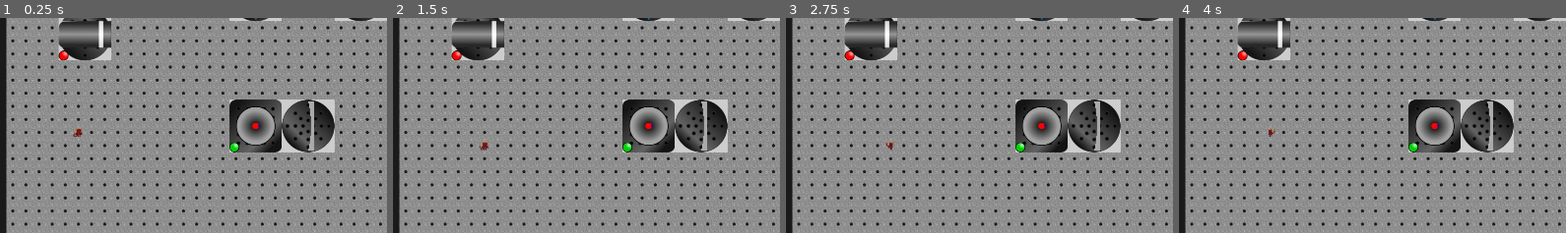
Above: before the commit, frames 1-4 (left to right).
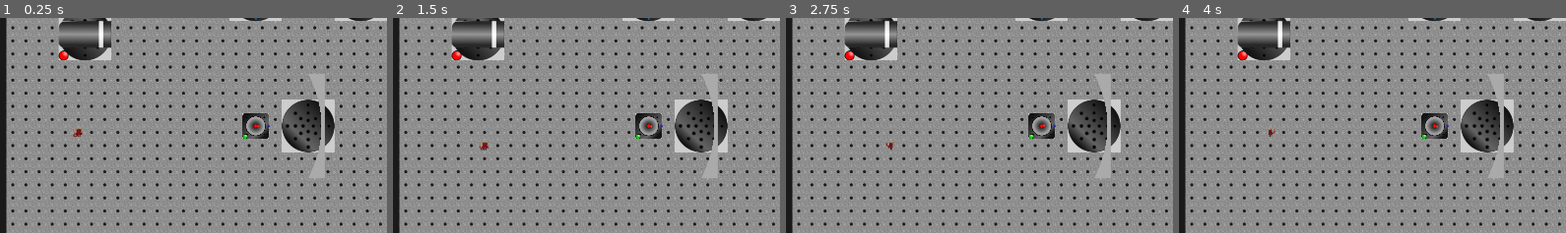
Above: after the commit, the same moments.

Repository: mbapplegate/maxwellDemon
Game: Godot game, scene res://worlds/test_world.tscn
The game is run twice, just before and just after one commit, with the same random seed, the same clock (stepped at 60 frames per second) and the same inputs. The project has no main scene, so this scene is started directly.
Inputs:
- Up to frame 1 (0.25 s): no input
- Up to frame 2 (1.5 s): tap Enter at 0.5 s; hold Right (right) 0.53-1.28 s; hold Shift (pull) 0.53-1.28 s; tap Space (toggleEnergize) at 1.25 s; hold Down (down) from 1.28 s (still down); tap Q (rotateCCW) at 1.35 s
- Up to frame 3 (2.75 s): tap Enter at 2 s; release Down (down) at 2.03 s; hold Right (right) from 2.03 s (still down); hold E (rotateCW) from 2.03 s (still down)
- Up to frame 4 (4 s): tap Space (toggleEnergize) at 2.75, 2.85 s; release Right (right) at 2.78 s; release E (rotateCW) at 2.78 s; hold Up (up) 2.78-3.53 s; tap Enter at 3.5 s; hold Left (left) from 3.53 s (still down); hold Shift (pull) from 3.53 s (still down)
The pictures show only the part of the screen within x 0-50%, y 28-78%; the shares and areas given below are measured in that part.

The runs differ from the first frame. In frame 1, 3.7% of the frame differs, in the area x 59-84%, y 26-75%; in frame 2, 3.7%; in frame 3, 3.7%; in frame 4, 3.7%.

Commit message:
Comments and minor changes

Diff:
--- a/scenes/BeamSplitter/beam_splitter.gd
+++ b/scenes/BeamSplitter/beam_splitter.gd
@@ -1,39 +1,48 @@
 extends pushableObject
 
-@export var reflectivity = 0.5
-@export var splitterIndex = 2.0
+@export var reflectivity = 0.5      #Proportion of light reflected from the splitter (0-1). The rest is transmitted
+@export var splitterIndex = 2.0     #Index of refraction of the splitter
+
 @onready var ray = preload("res://scenes/LightPacket/light_packet.tscn")
 @onready var splitter = $Stage/splitterArea
 
-const mediumIndex = 1.0
-var splitterParent = null
+const mediumIndex = 1.0     #Index of the medium surrounding the beam splitter
+var splitterParent = null   #Parent object of the beamsplitter
 
 func _ready():
+	#Not energizeable
 	isEnergizeable = false
 	splitterParent = get_parent()
 
-
+#Function to handle if a ray collides with either the walls of the cube or the splitter
 func _ray_hit(photonObj:Object, collPoint:Vector2, collNormal:Vector2, collider:Object):
-
+	#If it's the center line
 	if collider == splitter:
+		#Create new ray
 		var instance = ray.instantiate()
+		#Color, energy, IOR, and direction are the same as the incoming ray
 		instance.rayColor = photonObj.rayColor
 		instance.energy = photonObj.energy
 		instance.index_of_refraction = photonObj.index_of_refraction
+		#Reflect off the splitter
 		var newDir = photonObj.propDir
+		#Sometimes the collision normal will be NULL, so check that
 		if collNormal:
 			newDir = photonObj.propDir.bounce(collNormal.normalized()).normalized()
+		#Update the direction
 		instance.propDir =newDir
 		instance.global_position = collPoint
-
-		#instance.update_energy(instance.energy*(reflectivity))
+		#If the splitter isn't root then add the child to the parent
 		if splitterParent:
 			splitterParent.add_child(instance)
+		#Otherwise make it a child of itself (mostly for debugging)
 		else:
 			instance.position = to_local(collPoint)
 			add_child(instance)
+		#Update photon packet energies depending on reflectivity
 		photonObj.update_energy(photonObj.energy*(1-reflectivity))
 		instance.update_energy(instance.energy*reflectivity)
+	#Otherwise we've collided with the wall of the cube so need to refract
 	else:
 		var normalIn = -collNormal;
 		var theta1 = normalIn.angle_to(photonObj.propDir);
@@ -46,7 +55,7 @@
 		else:
 			theta2 = asin(mediumIndex/splitterIndex*sin(theta1))
 			photonObj.index_of_refraction = splitterIndex
-
+		#Add the point to the photon packet
 		photonObj.ray_add_point(photonObj.to_local(collPoint))
 		var newDir = normalIn.rotated(theta2)
 		photonObj.propDir = newDir
--- a/scenes/LaserSource/laser_source.gd
+++ b/scenes/LaserSource/laser_source.gd
@@ -37,7 +37,7 @@
 			instance.position = to_global(Vector2(barrelPosition.x+yLoc*sin(sprite.rotation), -barrelPosition.y-yLoc*cos(sprite.rotation)))
 
 			instance.rayColor = rayColor
-			instance.scale[0] = 1.0/self.scale[0]
-			instance.scale[1] = 1.0 / self.scale[1]
+			#instance.scale[0] = 1.0/self.scale[0]
+			#instance.scale[1] = 1.0 / self.scale[1]
 			if laserParent:
 				laserParent.add_child(instance)
--- a/scenes/LightPacket/light_packet.gd
+++ b/scenes/LightPacket/light_packet.gd
@@ -5,8 +5,8 @@
 #@onready var circ = $DEBUG
 #@onready var circ2 = $DEBUG2
 
-const SPEED = 250
-const LEN = 75
+const SPEED = 450
+const LEN = 125
 const RAY_ENERGY_CUTOFF = .1
 
 @export var propDir:Vector2 = Vector2(1,0)
--- a/scenes/PointSource/point_source.gd
+++ b/scenes/PointSource/point_source.gd
@@ -29,8 +29,8 @@
 			instance.propDir = Vector2(POINT_RADIUS*cos(angle),POINT_RADIUS*sin(angle))
 			instance.position = to_global(Vector2.ZERO)
 			instance.rayColor = rayColor
-			instance.scale[0] = 1.0/self.scale[0]
-			instance.scale[1] = 1.0 / self.scale[1]
+			#instance.scale[0] = 1.0/self.scale[0]
+			#instance.scale[1] = 1.0 / self.scale[1]
 			if sourceParent:
 				sourceParent.add_child(instance)
 
--- a/scenes/PointSource/point_source.tscn
+++ b/scenes/PointSource/point_source.tscn
@@ -10,6 +10,7 @@
 
 [node name="PointSource" instance=ExtResource("1_2rrb0")]
 position = Vector2(103, 98)
+scale = Vector2(0.5, 0.5)
 script = ExtResource("2_mk28k")
 angleRange = Vector2(-1.5708, 1.5708)
 numRaysPerTimeout = 1
--- a/worlds/test_world.tscn
+++ b/worlds/test_world.tscn
@@ -49,7 +49,6 @@
 [node name="PointSource" parent="." instance=ExtResource("8_1t5aj")]
 position = Vector2(640, 576)
 angleRange = Vector2(-0.25, 0.25)
-numRaysPerTimeout = 4
 rayColor = Vector3(1, 0, 0)
 isRotatable = false
 
@@ -65,4 +64,5 @@
 
 [node name="parabolicMirror" parent="." instance=ExtResource("9_fpswf")]
 position = Vector2(768, 576)
+mirrorHeight = 256.0
 initialAngle = 180.0
